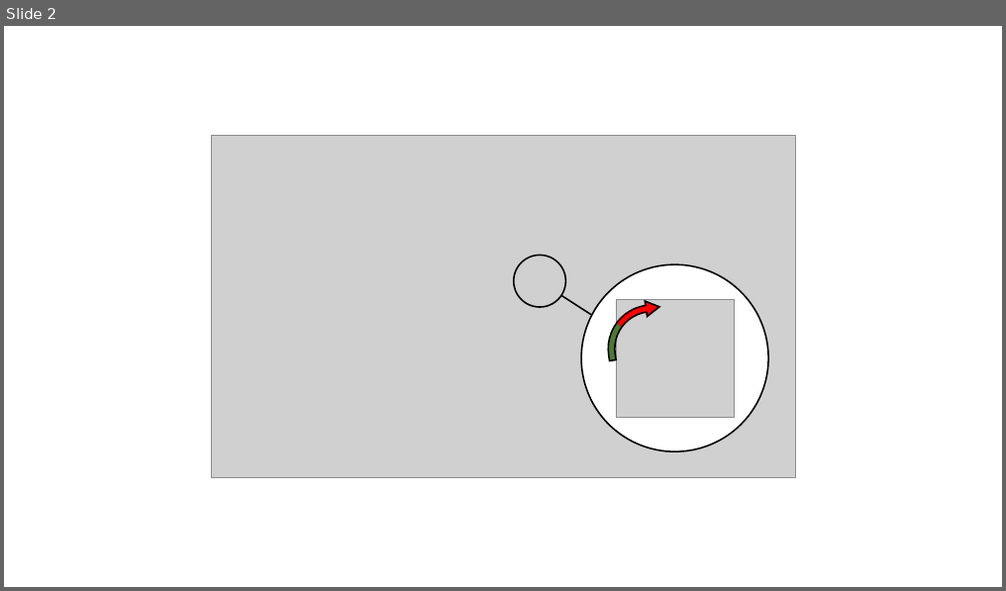
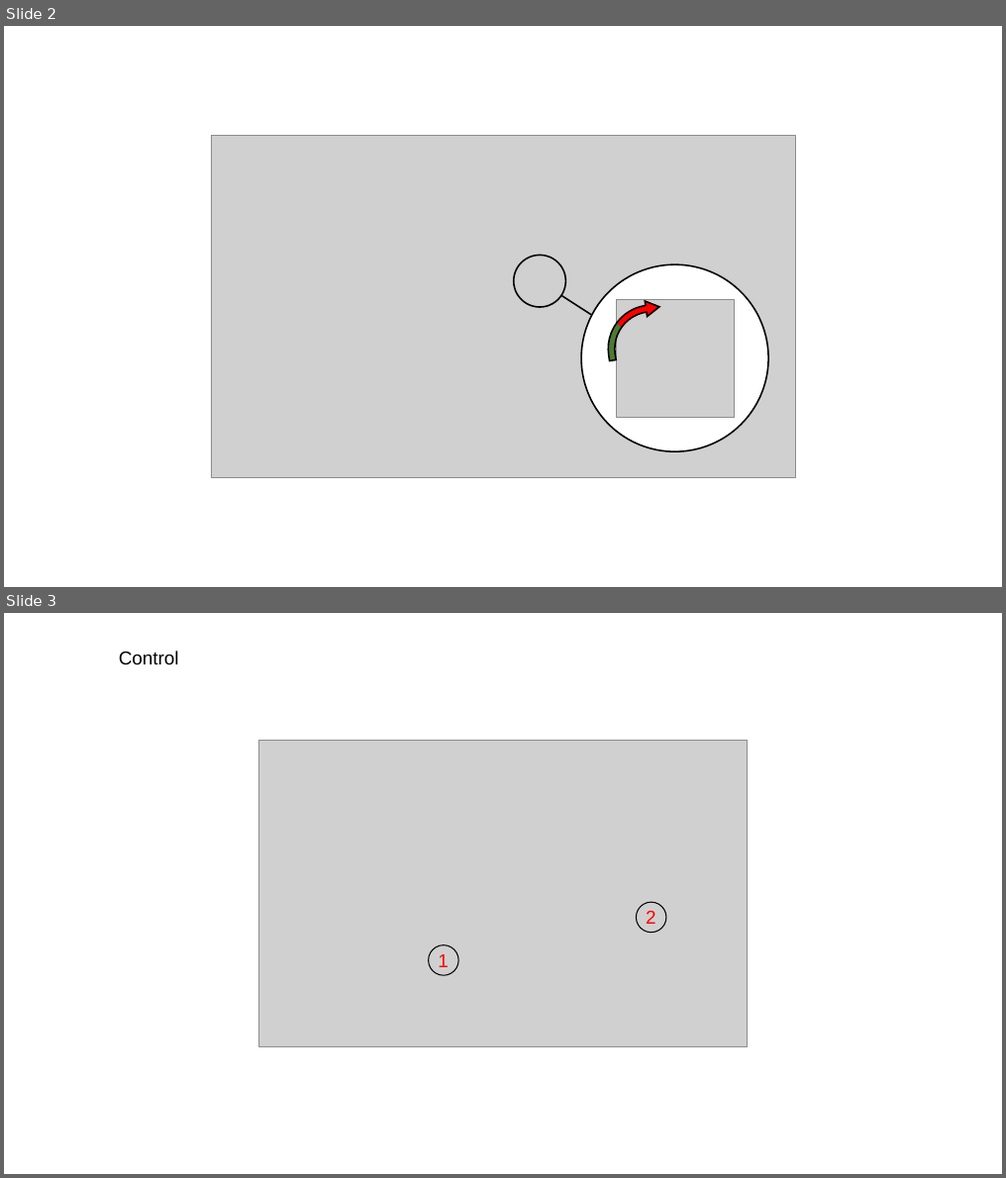
Before and after one commit to jhu-hemi-aimd/Siemens-S7-1500-PLC, a slide deck: content/applied-controls-demo/images/Figures.pptx. Shown one above the other, each under a label of ours: slide 2 before the commit, slides 2 and 3 after it. The pictures are 1006x591 and 1006x1178 pixels, drawn with LibreOffice and Linux fonts; fonts in the diff are those of the drawing; grey boxes stand for pictures. Boxes give left, top, right and bottom in pixels: in the first picture for what was removed or moved away, otherwise in the second. Text is boxed around its words. In the diff, an @@ line names an element or a change of style, - is before the commit and + after.

Commit message:
Update applied control demo page

```diff
--- a/content/applied-controls-demo/images/Figures.pptx
+++ b/content/applied-controls-demo/images/Figures.pptx
@@ slide 3 added at [4, 613, 1002, 1174], background #FFFFFF @@
@@ text added at [119, 651, 179, 665], 18 pt, text #000000 @@
+Control
@@ picture added at [258, 741, 747, 1048] @@
@@ ellipse added at [637, 903, 666, 933], outline #000000 1 pt @@
@@ text added at [646, 911, 656, 924], 18 pt, text #FF0000 @@
+2
@@ ellipse added at [429, 946, 458, 975], outline #000000 1 pt @@
@@ text added at [438, 955, 449, 967], 18 pt, text #FF0000 @@
+1
```
Also in this commit, not shown: 2 other slides added, 3 other files.
